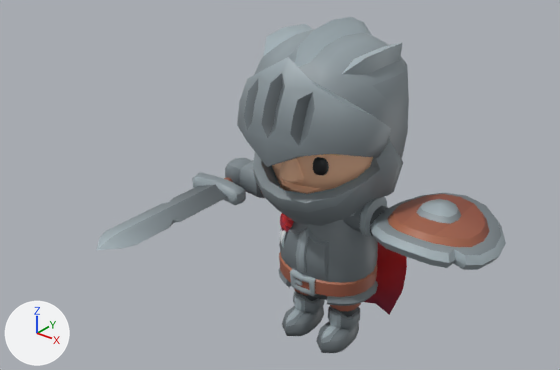
An edit to the glTF model models/knight.glb, drawn before and after from the same camera.
The view is the same before and after, from a camera (50 mm lens) standing at (2.89, -4.19, 3.71) and looking at (0.01, -0.59, 1.48). Arrows for +X, +Y and +Z are at lower left; the lights stay in place. The first picture is the older version. Where no turn or scale is listed for an object, it has been applied to the vertices.

The first picture shows '1H_Sword', 'Knight_ArmLeft', 'Knight_ArmRight', 'Knight_Body', 'Knight_Cape', 'Knight_Head', 'Knight_Helmet', 'Knight_LegLeft', 'Knight_LegRight', 'Round_Shield'.
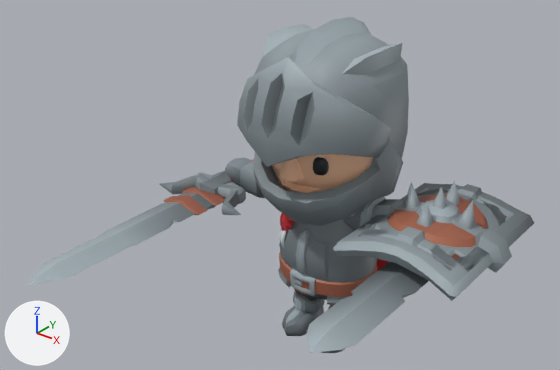
Location of each change, [x1, y1, x2, y2] in pixels of the pictures (560 x 370 px):
'Rectangle_Shield', now drawn
    after: [333, 183, 534, 301]
'1H_Sword_Offhand', now drawn
    after: [306, 261, 428, 353]
'Spike_Shield', now drawn
    after: [360, 181, 512, 272]
'2H_Sword', now drawn
    after: [26, 159, 254, 286]
'Badge_Shield', now drawn (mostly hidden)
    after: [356, 199, 493, 290]
'Knight_Cape', unchanged, covered by the edit
    before: [364, 242, 407, 315]
    after: [377, 259, 388, 271]
'Knight_LegLeft', unchanged, covered by the edit
    before: [316, 303, 361, 353]
    after: [322, 305, 346, 353]

What the commit changed:
Mesh me_cube_12993 is new.
It has 216 vertices, 412 faces and spans x -0.42..0.42, y -0.12..0.12, z -0.4..1.96.
It uses material mat_knight_texture (picture img_knight_texture).
Mesh me_cylinder_022 is new.
It has 244 vertices, 420 faces and spans x -0.504..0.504, y -0.315..0.145, z -0.556..0.481.
It uses material mat_knight_texture (picture img_knight_texture).
Mesh me_cylinder_005 is new.
It has 140 vertices, 262 faces and spans x -0.441..0.441, y -0.156..0.145, z -0.596..0.596.
It uses material mat_knight_texture (picture img_knight_texture).
Mesh me_cylinder_280 is new.
It has 140 vertices, 262 faces and spans x -0.441..0.441, y -0.101..0.145, z -0.54..0.481.
It uses material mat_knight_texture (picture img_knight_texture).
Mesh me_cube_003 is new.
It has 160 vertices, 300 faces and spans x -0.25..0.25, y -0.07..0.07, z -0.37..1.41.
It uses material mat_knight_texture (picture img_knight_texture).
Object '1H_Sword_Offhand' (ob_1h_sword_offhand) now shows me_cube_003 instead of nothing.
Object 'Badge_Shield' (ob_badge_shield) now shows me_cylinder_280 instead of nothing.
Object 'Rectangle_Shield' (ob_rectangle_shield) now shows me_cylinder_005 instead of nothing.
Object 'Spike_Shield' (ob_spike_shield) now shows me_cylinder_022 instead of nothing.
Object '2H_Sword' (ob_2h_sword) now shows me_cube_12993 instead of nothing.
